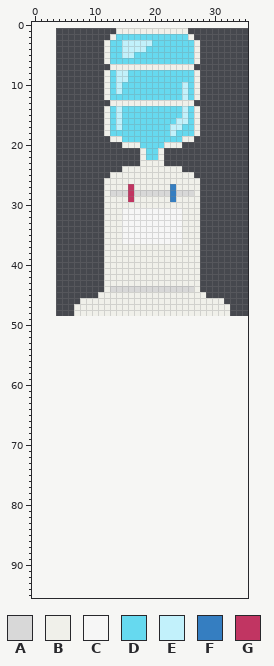
Sprite sheet: game/sprites/misc/water-cooler.png. The picture above was drawn from the file before the commit.
The file is 32x48 pixels. The old version is drawn lined up with the new one, on the new canvas.
Palette (. is transparent): A #d8d8d8  B #f0f0ea  C #f6f6f6  D #66d9ef  E #c2f1fb  F #357ec1  G #c13562
Pixels before (only the part around the change), first column x 0:
15 ............BDEDDDDDDDDDDEDB........
16 ............BDEDDDDDDDDDEEDB........
17 ............BDEDDDDDDDDEEDDB........
18 ............BDDDDDDDDDDEDDDB........
19 .............BBDDDDDDDDDDBB.........
20 ...............BBBDDDDBBB...........
21 ..................BDDB..............
22 ..................BDDB..............
23 ..................BBBB..............
24 ...............BBBBBBBBBB...........
25 .............BBBBBBBBBBBBBB.........
26 ............BBBBBBBBBBBBBBBB........
27 ............BBBBGBBBBBBFBBBB........
28 ............BAAAGAAAAAAFAAAB........
29 ............BBBBGBBBBBBFBBBB........
30 ............BBBBBBBBBBBBBBBB........
31 ............BBBCCCCCCCCCCBBB........
32 ............BBBCCCCCCCCCCBBB........
33 ............BBBCCCCCCCCCCBBB........
34 ............BBBCCCCCCCCCCBBB........
35 ............BBBCCCCCCCCCCBBB........
36 ............BBBCCCCCCCCCCBBB........
37 ............BBBBBBBBBBBBBBBB........
38 ............BBBBBBBBBBBBBBBB........
39 ............BBBBBBBBBBBBBBBB........
40 ............BBBBBBBBBBBBBBBB........
41 ............BBBBBBBBBBBBBBBB........
42 ............BBBBBBBBBBBBBBBB........
43 ............BBBBBBBBBBBBBBBB........
44 ............BAAAAAAAAAAAAAAB........
45 ...........BBBBBBBBBBBBBBBBBB.......
46 ........BBBBBBBBBBBBBBBBBBBBBBBB....
47 .......BBBBBBBBBBBBBBBBBBBBBBBBBB...
48 .......BBBBBBBBBBBBBBBBBBBBBBBBBB...
49 ....................................
50 ....................................
51 ....................................
52 ....................................
53 ....................................
54 ....................................
55 ....................................
56 ....................................
57 ....................................
58 ....................................
59 ....................................
60 ....................................
61 ....................................
62 ....................................
63 ....................................
64 ....................................
65 ....................................
66 ....................................
67 ....................................
68 ....................................
69 ....................................
70 ....................................
71 ....................................
72 ....................................
73 ....................................
74 ....................................
75 ....................................
76 ....................................
77 ....................................
78 ....................................
79 ....................................
80 ....................................
81 ....................................
82 ....................................
83 ....................................
84 ....................................
85 ....................................
86 ....................................
87 ....................................
88 ....................................
89 ....................................
90 ....................................
91 ....................................
92 ....................................
93 ....................................
94 ....................................
95 ....................................
And afterwards:
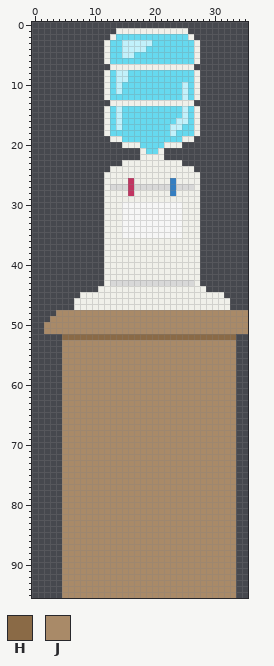
Colours new in this view: H #8a6a46  J #a98a68
Edits made:
canvas 32x48 -> 36x96, the old top-left corner now at 4,1
y 22: x 19..20 DD -> BB
y 23: x 15..17 ... -> BBB; x 22..24 ... -> BBB
y 24: x 13..14 .. -> BB; x 25..26 .. -> BB
y 25: x 12 . -> B; x 27 . -> B
y 26: x 16 B -> G; x 23 B -> F
y 27: x 13..15 BBB -> AAA; x 17..22 BBBBBB -> AAAAAA; x 24..26 BBB -> AAA
y 28: x 13..15 AAA -> BBB; x 17..22 AAAAAA -> BBBBBB; x 24..26 AAA -> BBB
y 29: x 16 G -> B; x 23 F -> B
y 30: x 15..24 BBBBBBBBBB -> CCCCCCCCCC
y 36: x 15..24 CCCCCCCCCC -> BBBBBBBBBB
y 43: x 13..26 BBBBBBBBBBBBBB -> AAAAAAAAAAAAAA
y 44: x 11 . -> B; x 13..26 AAAAAAAAAAAAAA -> BBBBBBBBBBBBBB; x 28 . -> B
y 45: x 8..10 ... -> BBB; x 29..31 ... -> BBB
y 46: x 7 . -> B; x 32 . -> B
y 48: x 4..35 ...BBBBBBBBBBBBBBBBBBBBBBBBBB... -> JJJJJJJJJJJJJJJJJJJJJJJJJJJJJJJJ
y 49: x 3..35 ................................. -> JJJJJJJJJJJJJJJJJJJJJJJJJJJJJJJJJ
y 50..51: x 2..35 .................................. -> JJJJJJJJJJJJJJJJJJJJJJJJJJJJJJJJJJ
y 52: x 5..33 ............................. -> HHHHHHHHHHHHHHHHHHHHHHHHHHHHH
y 53..95: x 5..33 ............................. -> JJJJJJJJJJJJJJJJJJJJJJJJJJJJJ
Boxes around the changes in both pictures, in picture pixels (x1, y1, x2, y2):
changed: (104, 154, 200, 208)
changed: (122, 238, 182, 244)
changed: (44, 280, 248, 598)
